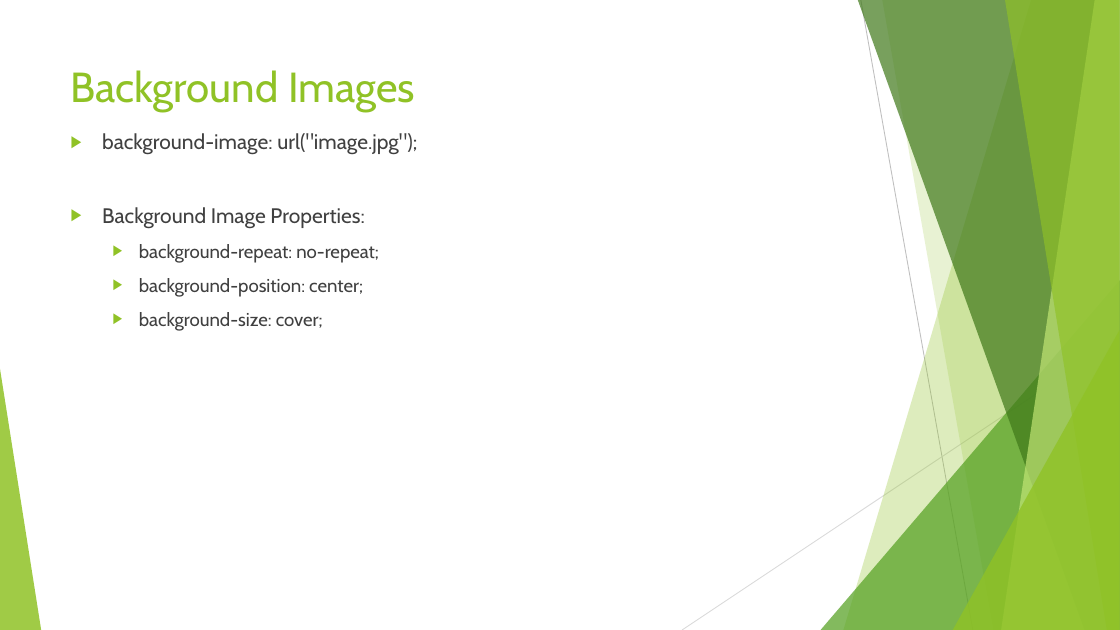
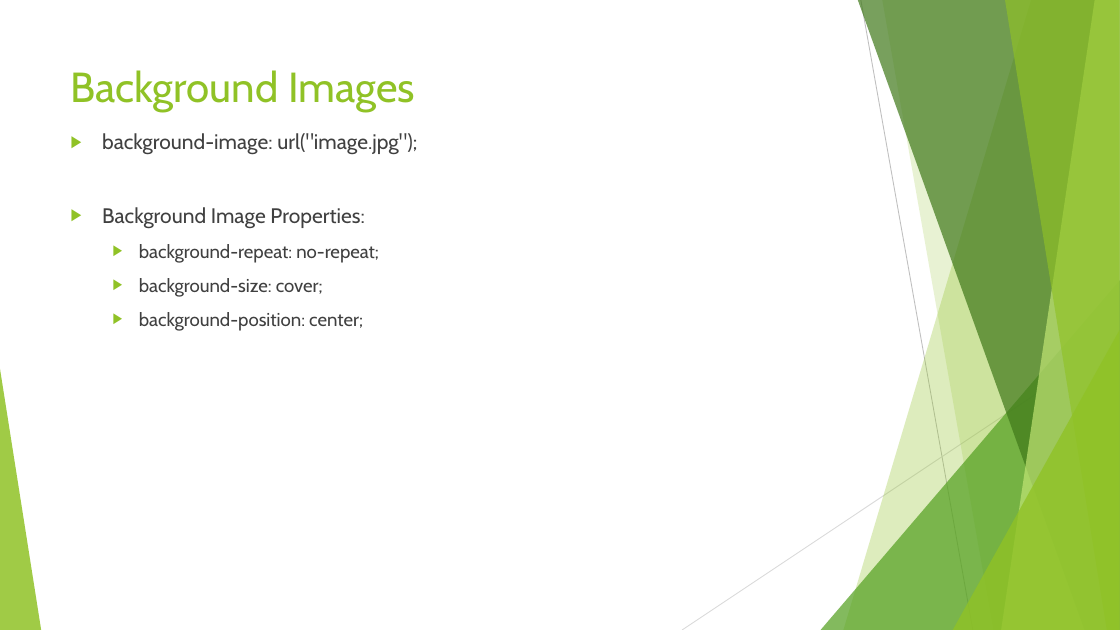
Before and after one commit to Amritpal2001/Day2_CSS, a slide deck: slide 10 of css.pptx. Drawn at 1120x630 pixels with LibreOffice and Linux fonts; fonts in the diff are those of the drawing. Boxes give left, top, right and bottom in pixels: in the first picture for what was removed or moved away, otherwise in the second. Text is boxed around its words. In the diff, an @@ line names an element or a change of style, - is before the commit and + after.

```diff
--- a/css.pptx
+++ b/css.pptx
@@ text at [139, 278, 323, 297]: paragraph added @@
+  ▶ background-size: cover;
@@ text at [139, 312, 323, 331]: paragraph removed @@
-  ▶ background-size: cover;
```
Also in this commit, not shown: 3 other slides changed, 8 other files.
